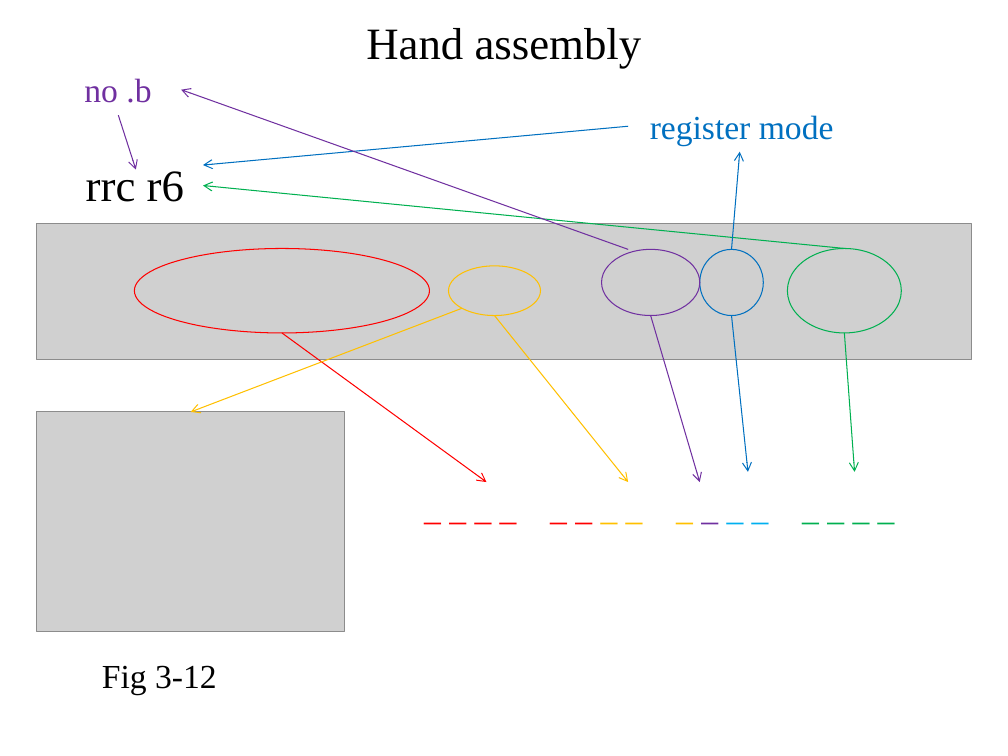
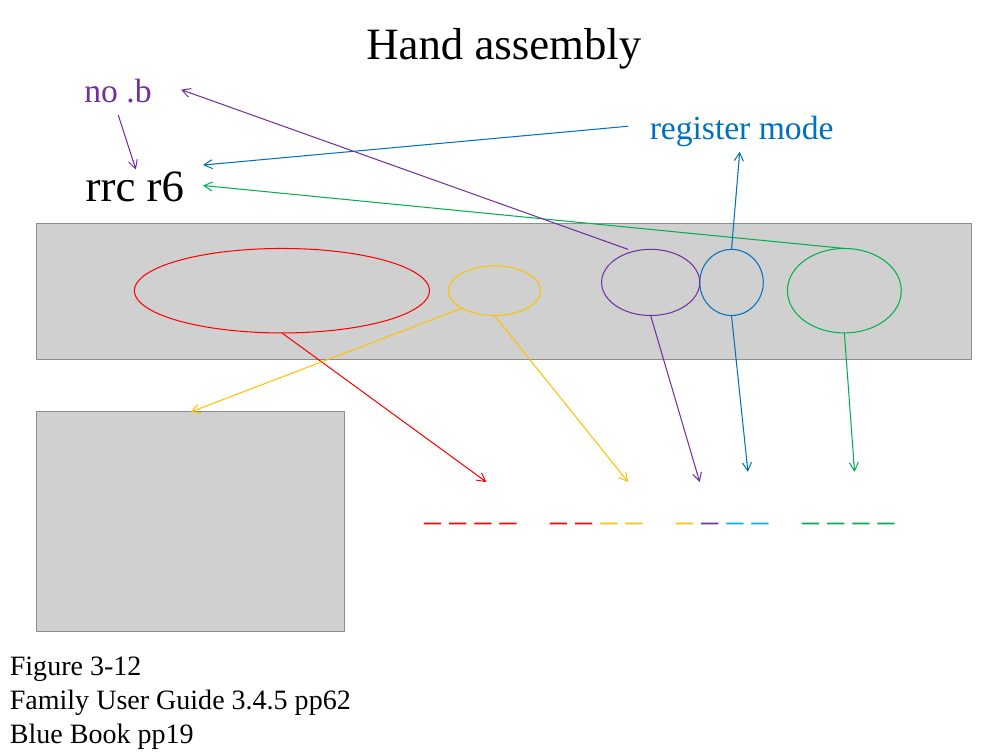
Before and after one commit to pw4rn3r/ECE382, a slide deck: slide 23 of notes/L4/Lsn4.pptx (slide 19 before the commit). Drawn at 1008x756 pixels with LibreOffice and Linux fonts; fonts in the diff are those of the drawing; grey boxes stand for pictures. Boxes give left, top, right and bottom in pixels: in the first picture for what was removed or moved away, otherwise in the second. Text is boxed around its words. In the diff, an @@ line names an element or a change of style, - is before the commit and + after.

```diff
--- a/notes/L4/Lsn4.pptx
+++ b/notes/L4/Lsn4.pptx
@@ text added at <box>10,656,351,748</box>, 20 pt, text #000000 @@
+Figure 3-12
+Family User Guide 3.4.5 pp62
+Blue Book pp19
@@ text removed at <box>102,665,217,695</box> @@
-Fig 3-12
```
Also in this commit, not shown: 4 other slides changed, 25 slides removed, 1 other file.
